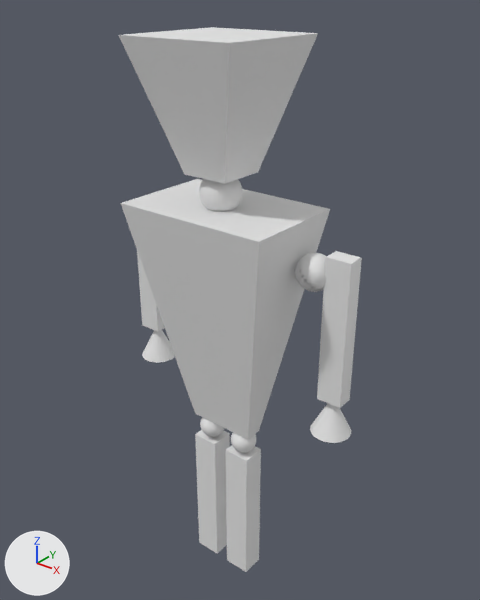
What one commit did to the FBX model Unamed Rpg/Assets/UnamedHero.fbx.
Rendered twice from a 50 mm lens placed at (4.69, -5.78, 8.65), pointed at (0.02, 0.06, 5.03). Arrows for +X, +Y and +Z are at lower left; the lights stay in place. Where no turn or scale is listed for an object, it has been applied to the vertices.
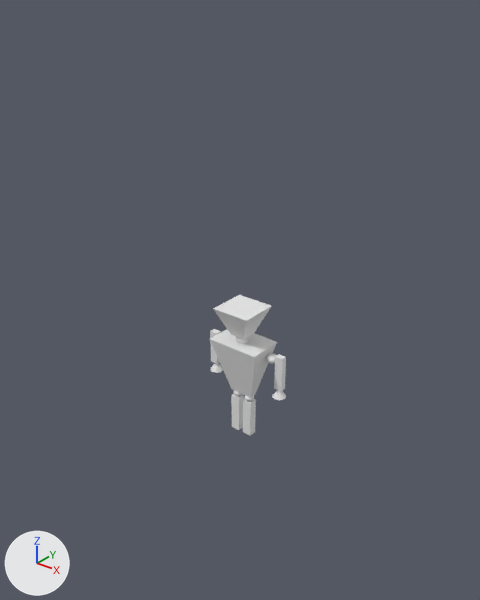
Scene script edits in JSON lines:
```json
{"op": "set", "path": "ob_sphere_002.location", "old": "(0.3, -0.22, 3.19)", "new": "(0.19, 0.04, 3.67)"}
{"op": "set", "path": "ob_sphere_002.scale", "old": "(0.17, 0.17, 0.17)", "new": "(0.0615, 0.0615, 0.0444)"}
{"op": "set", "path": "ob_cube_006.location", "old": "(-1.96, 0.96, 4.93)", "new": "(-0.63, 0.47, 4.12)"}
{"op": "set", "path": "ob_cube_006.scale", "old": "(1.05, 1.05, 1.05)", "new": "(0.379, 0.379, 0.274)"}
{"op": "set", "path": "ob_cone_001.location", "old": "(1.44, 0.04, 3.97)", "new": "(0.61, 0.13, 3.87)"}
{"op": "set", "path": "ob_cone_001.scale", "old": "(0.248, 0.248, 0.248)", "new": "(0.0897, 0.0897, 0.0648)"}
{"op": "set", "path": "ob_cube_003.location", "old": "(0.99, 0.96, 4.93)", "new": "(0.44, 0.47, 4.12)"}
{"op": "remove", "block": "ob_cube_002", "code": ["ob_cube_002 = bpy.data.objects.new('Cube.002', me_cube_006)", "ob_cube_002.location = (0.99, 0.96, 4.93)"]}
{"op": "set", "path": "ob_sphere_004.location", "old": "(1.12, 0.0, 5.72)", "new": "(0.49, 0.12, 4.33)"}
{"op": "set", "path": "ob_sphere_004.scale", "old": "(0.217, 0.217, 0.217)", "new": "(0.0785, 0.0785, 0.0566)"}
{"op": "set", "path": "ob_cube_001.location", "old": "(0.01, 0.11, 4.82)", "new": "(0.09, 0.16, 4.09)"}
{"op": "set", "path": "ob_cube_001.scale", "old": "(0.952, 0.952, 1.43)", "new": "(0.345, 0.345, 0.373)"}
{"op": "set", "path": "ob_cone_000.location", "old": "(-1.46, 0.04, 3.97)", "new": "(-0.45, 0.13, 3.87)"}
{"op": "set", "path": "ob_cone_000.scale", "old": "(0.248, 0.248, 0.248)", "new": "(0.0897, 0.0897, 0.0648)"}
{"op": "remove", "block": "ob_sphere_003", "code": ["ob_sphere_003 = bpy.data.objects.new('Sphere.003', me_sphere_006)", "ob_sphere_003.location = (1.12, 0.0, 5.72)"]}
{"op": "set", "path": "ob_cube_004.location", "old": "(-1.07, 0.63, 2.01)", "new": "(-0.3, 0.35, 3.36)"}
{"op": "set", "path": "ob_cube_004.scale", "old": "(1.0, 1.0, 1.0)", "new": "(0.362, 0.362, 0.261)"}
{"op": "set", "path": "ob_sphere.location", "old": "(0.0, -0.26, 6.48)", "new": "(0.08, 0.02, 4.53)"}
{"op": "set", "path": "ob_sphere.scale", "old": "(0.244, 0.244, 0.244)", "new": "(0.0883, 0.0883, 0.0637)"}
{"op": "set", "path": "ob_sphere_001.location", "old": "(-0.23, -0.22, 3.19)", "new": "(0.0, 0.04, 3.67)"}
{"op": "set", "path": "ob_sphere_001.scale", "old": "(0.17, 0.17, 0.17)", "new": "(0.0615, 0.0615, 0.0444)"}
{"op": "set", "path": "ob_cube.location", "old": "(0.0, -0.25, 7.41)", "new": "(0.08, 0.03, 4.77)"}
{"op": "set", "path": "ob_cube.scale", "old": "(0.719, 0.719, 0.719)", "new": "(0.26, 0.26, 0.188)"}
{"op": "set", "path": "ob_cube_005.location", "old": "(-0.53, 0.63, 2.01)", "new": "(-0.11, 0.35, 3.36)"}
{"op": "set", "path": "ob_cube_005.scale", "old": "(1.0, 1.0, 1.0)", "new": "(0.362, 0.362, 0.261)"}
```

Boxes [x1, y1, x2, y2] around the edits, measured in the pictures (480 x 600 px):
```json
{"object": "Cube.001", "change": "moved, rescaled", "before": [121, 179, 330, 440], "after": [210, 329, 277, 398], "on screen": "68% narrower, 73% shorter"}
{"object": "Cube", "change": "moved, rescaled", "before": [119, 27, 318, 184], "after": [213, 295, 271, 339], "on screen": "70% narrower, 72% shorter"}
{"object": "Cube.002", "change": "deleted", "before": [317, 257, 362, 408]}
{"object": "Cube.005", "change": "moved, rescaled", "before": [226, 445, 261, 572], "after": [243, 399, 256, 436], "on screen": "61% narrower, 70% shorter"}
{"object": "Cube.004", "change": "moved, rescaled", "before": [195, 430, 230, 554], "after": [231, 393, 244, 430], "on screen": "61% narrower, 70% shorter"}
{"object": "Sphere", "change": "moved, rescaled", "before": [199, 179, 242, 212], "after": [235, 337, 249, 343]}
{"object": "Cone.001", "change": "moved, rescaled", "before": [310, 403, 351, 443], "after": [272, 390, 286, 400], "on screen": "64% narrower, 73% shorter"}
{"object": "Cube.006", "change": "moved, rescaled", "before": [137, 251, 165, 332], "after": [210, 329, 221, 364]}
{"object": "Cone.000", "change": "moved, rescaled", "before": [142, 330, 175, 363], "after": [210, 363, 223, 373]}
{"object": "Sphere.003", "change": "deleted", "before": [299, 253, 326, 291]}
{"object": "Cube.003", "change": "moved", "before": [326, 251, 361, 264], "after": [274, 354, 286, 391]}
{"object": "Sphere.002", "change": "moved, rescaled", "before": [231, 433, 256, 453], "after": [245, 395, 254, 401]}
{"object": "Sphere.001", "change": "moved, rescaled", "before": [200, 417, 224, 437], "after": [233, 390, 242, 396]}
{"object": "Sphere.004", "change": "moved, rescaled", "before": [295, 258, 322, 292], "after": [266, 354, 277, 364]}
```
